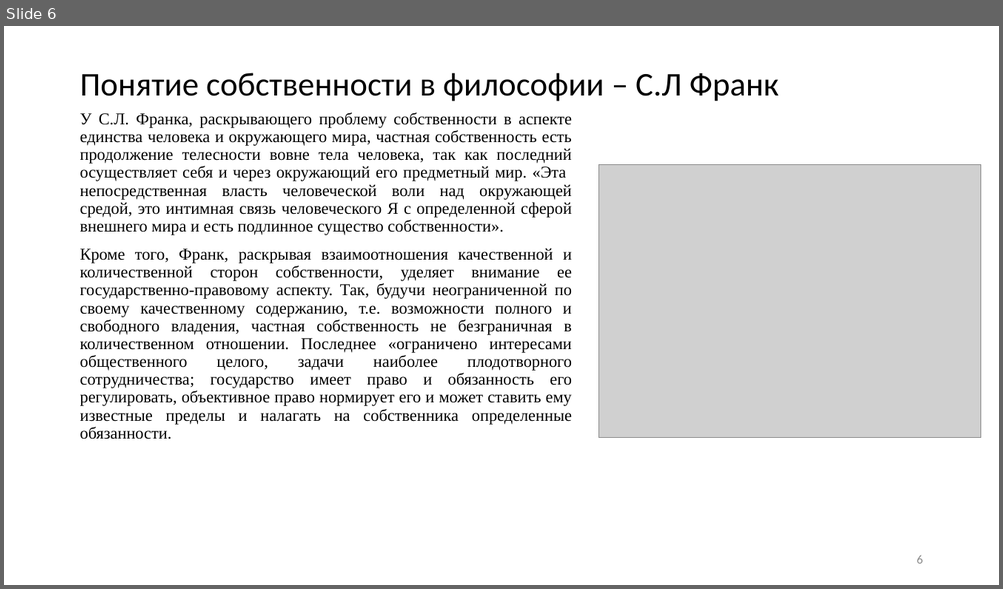
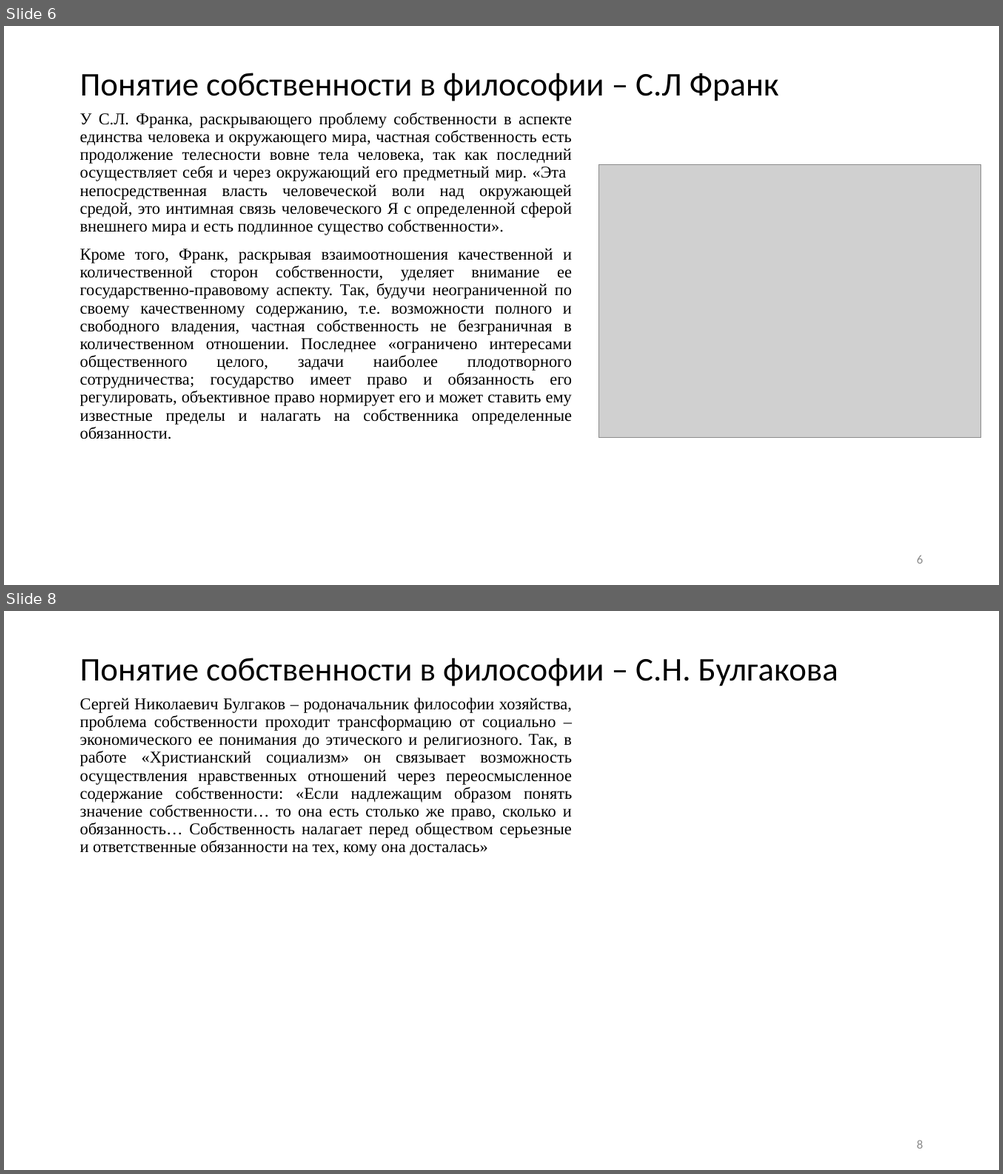
Before and after one commit to JacKira/UpLift_CandidateDegree, a slide deck: Философия/Выступление/Презентация Фейзуллин М8О-104А-23.pptx. Shown one above the other, each under a label of ours: slide 6 before the commit, slides 6 and 8 after it; the slides between them are not shown. The pictures are 1003x589 and 1003x1174 pixels, drawn with LibreOffice and Linux fonts; fonts in the diff are those of the drawing; grey boxes stand for pictures. Boxes give left, top, right and bottom in pixels: in the first picture for what was removed or moved away, otherwise in the second. Text is boxed around its words. In the diff, an @@ line names an element or a change of style, - is before the commit and + after.

```diff
--- a/Философия/Выступление/Презентация Фейзуллин М8О-104А-23.pptx
+++ b/Философия/Выступление/Презентация Фейзуллин М8О-104А-23.pptx
@@ slide 8 added at (4, 611, 999, 1170), background #FFFFFF @@
@@ title added at (80, 658, 838, 686), 32 pt, text #000000 @@
+Понятие собственности в философии – С.Н. Булгакова
@@ text added at (80, 698, 572, 856), 16 pt, text #000000 @@
+Сергей Николаевич Булгаков – родоначальник философии хозяйства, проблема собственности проходит трансформацию от социально – экономического ее понимания до этического и религиозного. Так, в работе «Христианский социализм» он связывает возможность осуществления нравственных отношений через переосмысленное содержание собственности: «Если надлежащим образом понять значение собственности… то она есть столько же право, сколько и обязанность… Собственность налагает перед обществом серьезные и ответственные обязанности на тех, кому она досталась»
@@ page number added at (916, 1140, 922, 1149), 12 pt, text #8C8C8C @@
+8
```
Also in this commit, not shown: 1 other slide added.
